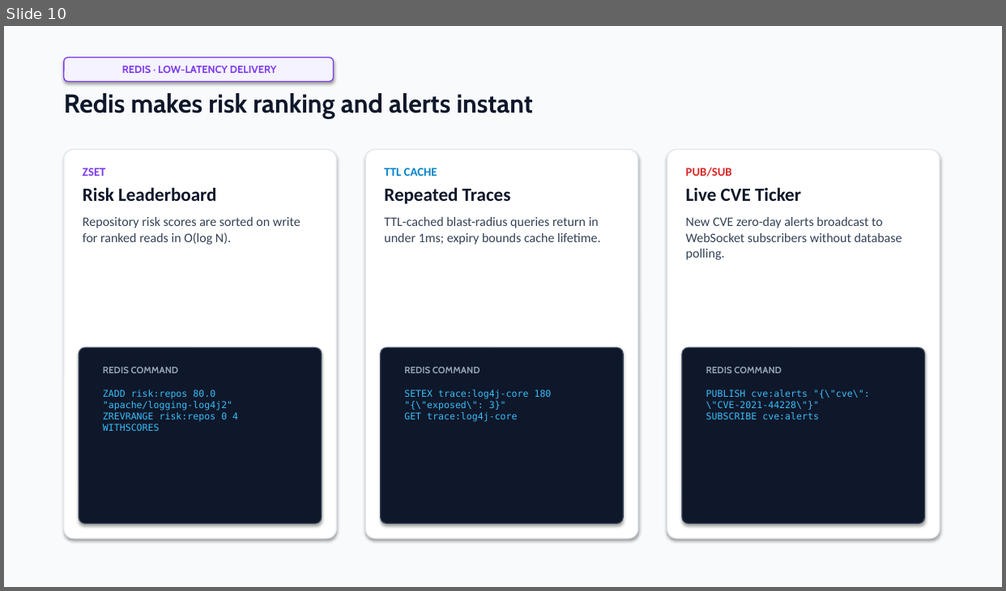
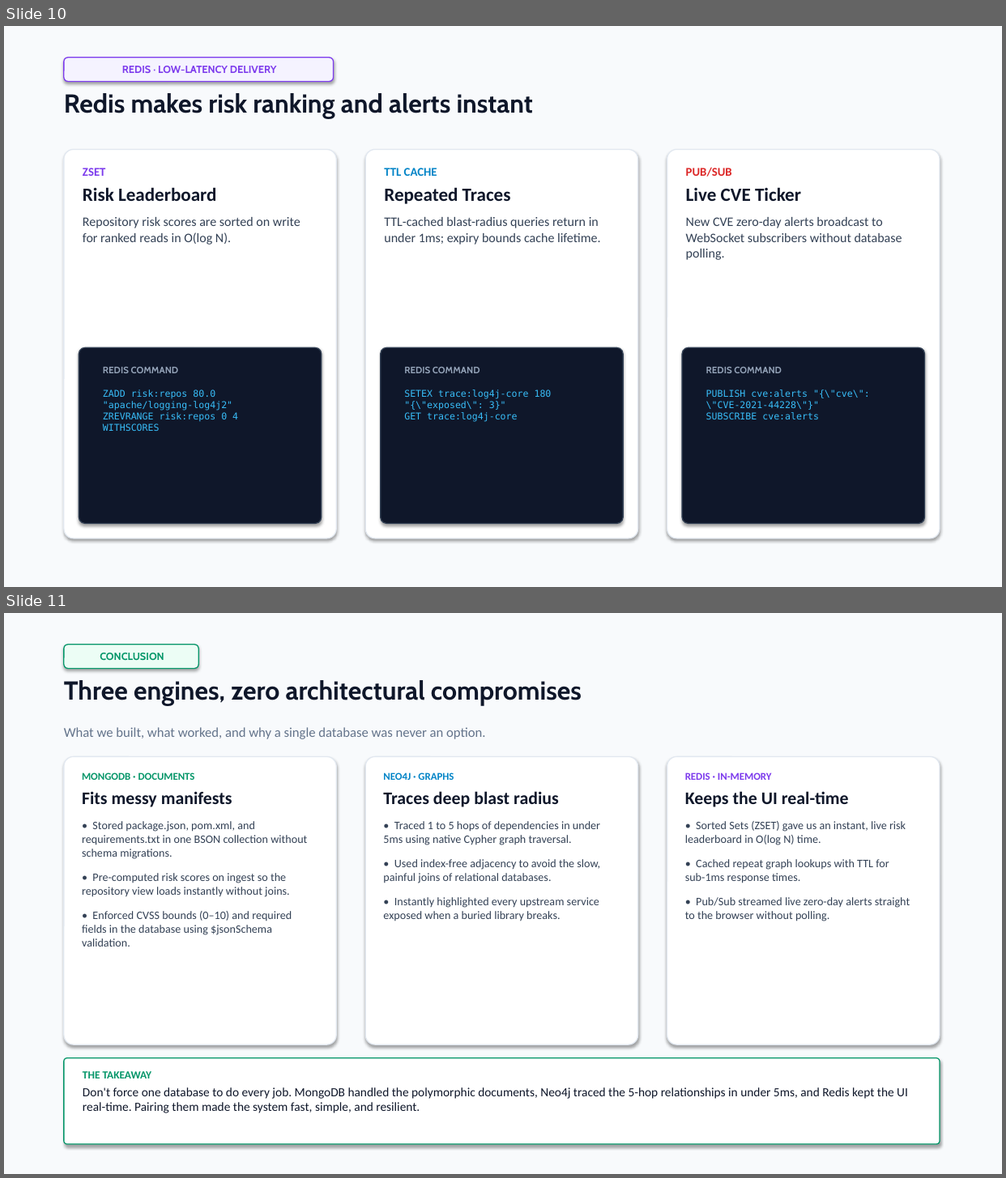
Before and after one commit to Sid-V5/ChainReaction, a slide deck: ChainReaction-Engineering-a-Polyglot-NoSQL-Dependency-and-Blast-Radius-Engine.pptx. Shown one above the other, each under a label of ours: slide 10 before the commit, slides 10 and 11 after it. The pictures are 1006x591 and 1006x1178 pixels, drawn with LibreOffice and Linux fonts; fonts in the diff are those of the drawing. Boxes give left, top, right and bottom in pixels: in the first picture for what was removed or moved away, otherwise in the second. Text is boxed around its words. In the diff, an @@ line names an element or a change of style, - is before the commit and + after.

Commit message:
feat(presentation): simplify Slide 11 into clean human takeaway format with clear whitespace

```diff
--- a/ChainReaction-Engineering-a-Polyglot-NoSQL-Dependency-and-Blast-Radius-Engine.pptx
+++ b/ChainReaction-Engineering-a-Polyglot-NoSQL-Dependency-and-Blast-Radius-Engine.pptx
@@ slide 11 added at [4, 613, 1002, 1174], background #FFFFFF @@
@@ rectangle added at [4, 613, 1002, 1174], fill #F8FAFC @@
@@ rounded rectangle added at [64, 645, 198, 668], fill #ECFDF5, outline #059669 1 pt, 10 pt, text #059669, bold @@
+CONCLUSION
@@ text added at [64, 680, 582, 706], 25 pt, text #0F172A, bold @@
+Three engines, zero architectural compromises
@@ text added at [64, 727, 485, 739], 13 pt, text #64748B @@
+What we built, what worked, and why a single database was never an option.
@@ rounded rectangle added at [64, 756, 336, 1045], fill #FFFFFF, outline #E2E8F0 1 pt @@
@@ rounded rectangle added at [365, 756, 638, 1045], fill #FFFFFF, outline #E2E8F0 1 pt @@
@@ rounded rectangle added at [667, 756, 940, 1045], fill #FFFFFF, outline #E2E8F0 1 pt @@
@@ text added at [82, 773, 307, 947], 11 pt, text #334155 @@
+MONGODB · DOCUMENTS
+Fits messy manifests
+• Stored package.json, pom.xml, and requirements.txt in one BSON collection without schema migrations.
+• Pre-computed risk scores on ingest so the repository view loads instantly without joins.
+• Enforced CVSS bounds (0–10) and required fields in the database using $jsonSchema validation.
@@ text added at [383, 773, 600, 922], 11 pt, text #334155 @@
+NEO4J · GRAPHS
+Traces deep blast radius
+• Traced 1 to 5 hops of dependencies in under 5ms using native Cypher graph traversal.
+• Used index-free adjacency to avoid the slow, painful joins of relational databases.
+• Instantly highlighted every upstream service exposed when a buried library breaks.
@@ text added at [685, 773, 910, 922], 11 pt, text #334155 @@
+REDIS · IN-MEMORY
+Keeps the UI real-time
+• Sorted Sets (ZSET) gave us an instant, live risk leaderboard in O(log N) time.
+• Cached repeat graph lookups with TTL for sub-1ms response times.
+• Pub/Sub streamed live zero-day alerts straight to the browser without polling.
@@ rounded rectangle added at [64, 1059, 940, 1144], fill #FFFFFF, outline #059669 1 pt @@
@@ text added at [83, 1071, 908, 1114], 12 pt, text #0F172A @@
+THE TAKEAWAY
+Don't force one database to do every job. MongoDB handled the polymorphic documents, Neo4j traced the 5-hop relationships in under 5ms, and Redis kept the UI real-time. Pairing them made the system fast, simple, and resilient.
```
Also in this commit, not shown: 1 slide removed, 1 other file.
